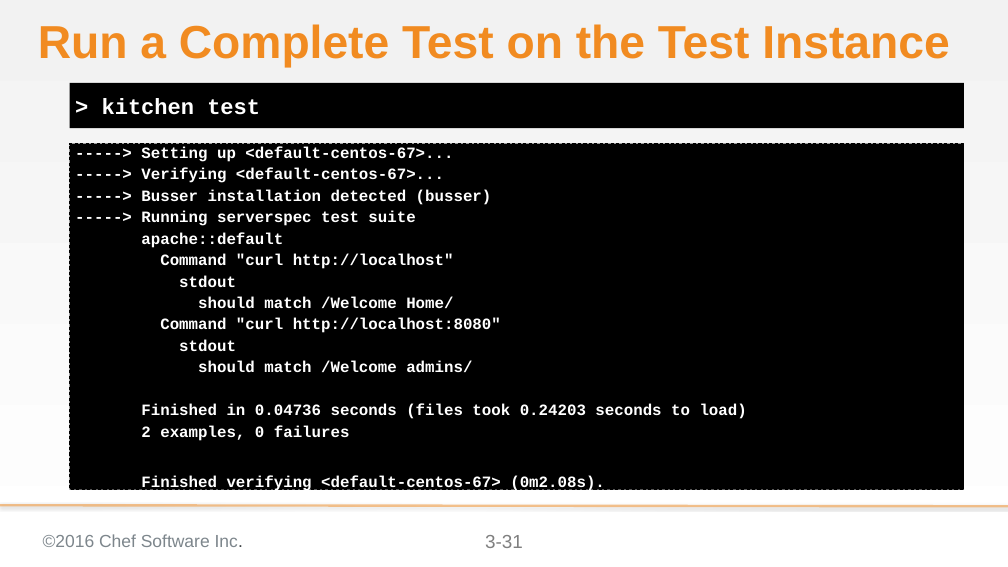
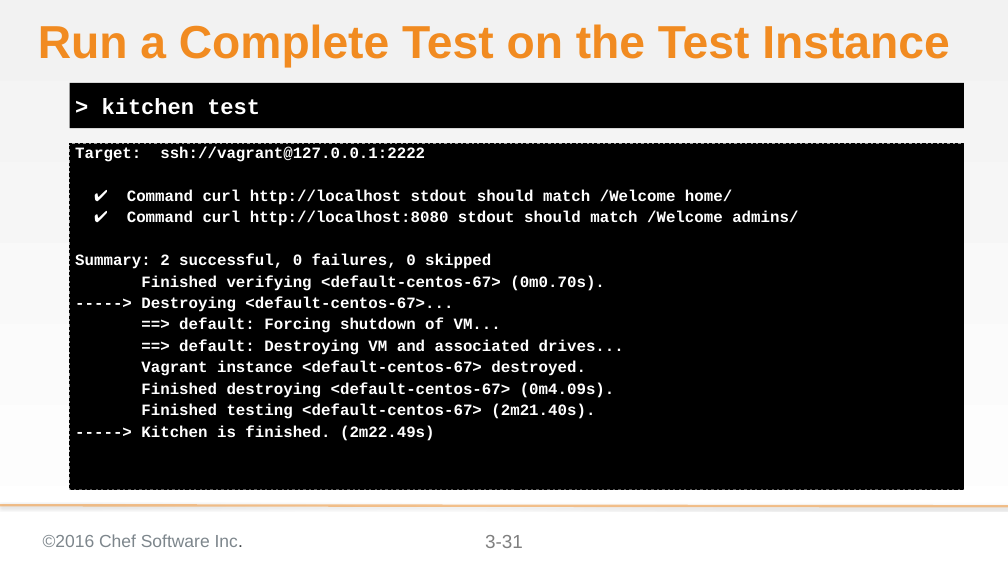
Before and after one commit to chef-training/extending_cookbooks, a slide deck: slide 31 of 03-creating_a_custom_resource.pptx. Drawn at 1008x567 pixels with LibreOffice and Linux fonts; fonts in the diff are those of the drawing; background and template pictures are left out. Boxes give left, top, right and bottom in pixels: in the first picture for what was removed or moved away, otherwise in the second. Text is boxed around its words. In the diff, an @@ line names an element or a change of style, - is before the commit and + after.

Commit message:
Updates to InSpec, the output, cookbook name, and hash syntax
* Changed ServerSpec to InSpec
* Changed ouput to show InSpec feedback from Test Kitchen
* Updated ChefSpec output as well though it was only warnings that were removed
* Renamed the cookbook to 'httpd' so that it works with the TDD content
* Decided to use the newer Ruby hash syntax in all locations

```diff
--- a/03-creating_a_custom_resource.pptx
+++ b/03-creating_a_custom_resource.pptx
@@ text at [75,146,798,441]: text changed @@
------> Setting up <default-centos-67>...
------> Verifying <default-centos-67>...
------> Busser installation detected (busser)
------> Running serverspec test suite
-apache::default
-Command "curl http://localhost"
-stdout
-should match /Welcome Home/
-Command "curl http://localhost:8080"
-stdout
-should match /Welcome admins/
-Finished in 0.04736 seconds (files took 0.24203 seconds to load)
-2 examples, 0 failures
-Finished verifying <default-centos-67> (0m2.08s).
+Target: ssh://vagrant@127.0.0.1:2222
+✔ Command curl http://localhost stdout should match /Welcome home/
+✔ Command curl http://localhost:8080 stdout should match /Welcome admins/
+Summary: 2 successful, 0 failures, 0 skipped
+Finished verifying <default-centos-67> (0m0.70s).
+-----> Destroying <default-centos-67>...
+==> default: Forcing shutdown of VM...
+==> default: Destroying VM and associated drives...
+Vagrant instance <default-centos-67> destroyed.
+Finished destroying <default-centos-67> (0m4.09s).
+Finished testing <default-centos-67> (2m21.40s).
+-----> Kitchen is finished. (2m22.49s)
```
Also in this commit, not shown: 41 other slides changed.
